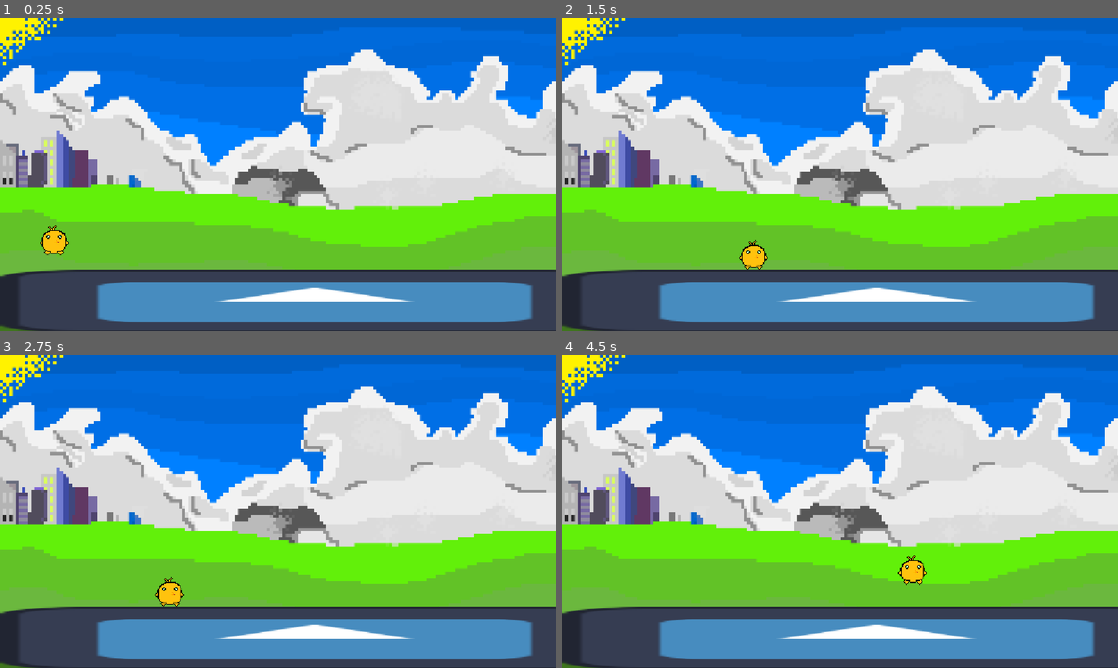
Above: before the commit, frames 1-4 (two rows, left to right).
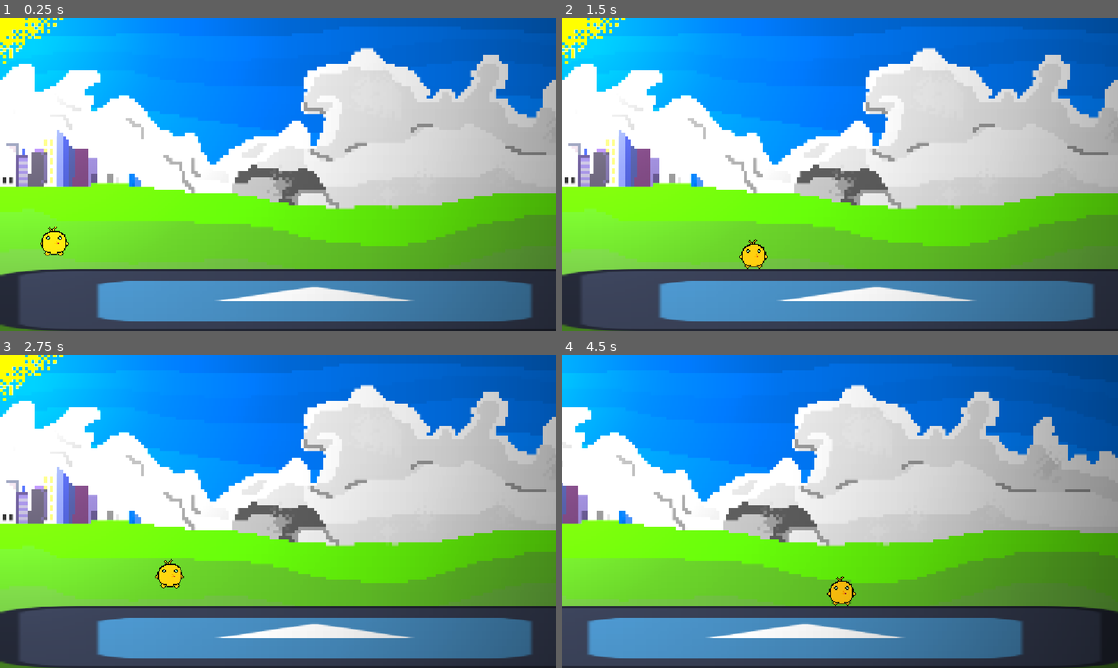
Above: after the commit, the same moments.

Repository: Astein111/Micro-game-jam-67
Game: Godot game, scene res://Scenes/main.tscn
Same seed, same stepped clock (60 frames per second), same inputs: the game is played once before the commit and once after it. The engine's default icon, where the game draws it, is replaced by a stand-in: a white triangle on a blue panel in a dark square.
Inputs:
- Up to frame 1 (0.25 s): no input
- Up to frame 2 (1.5 s): tap Enter (ui_accept) at 0.5, 0.6 s; hold Right (ui_right) from 0.53 s (still down); tap W (jump, bound only after the commit) at 0.77, 0.8, 1.07, 1.35 s
- Up to frame 3 (2.75 s): tap W (jump, bound only after the commit) at 1.52, 1.82, 2.3 s; tap Enter (ui_accept) at 1.55, 2.1 s; release Right (ui_right) at 2.03 s; hold Left (ui_left) from 2.03 s (still down)
- Up to frame 4 (4.5 s): release Left (ui_left) at 2.78 s; hold Right (ui_right) 2.78-4.28 s; tap Enter (ui_accept) at 2.85, 4.35 s; tap W (jump, bound only after the commit) at 3.02, 3.32, 3.6, 3.77, 4.07 s; hold Left (ui_left) from 4.28 s (still down)

The runs differ from the first frame. In frame 1, 49% of the frame differs, in the area x 0-100%, y 0-100%; in frame 2, 50%; in frame 3, 50%; in frame 4, 68%.

Commit message:
variable jump height and camera limits

Diff:
--- a/Scenes/main.tscn
+++ b/Scenes/main.tscn
@@ -6,6 +6,18 @@
 
 [sub_resource type="RectangleShape2D" id="RectangleShape2D_4pm53"]
 size = Vector2(1300, 127.5)
+
+[sub_resource type="OccluderPolygon2D" id="OccluderPolygon2D_4pm53"]
+polygon = PackedVector2Array(-652, -64, 648, -64, 648, 64, -652, 64)
+
+[sub_resource type="Gradient" id="Gradient_8gbba"]
+offsets = PackedFloat32Array(0.018867925, 0.047169812, 0.16037735, 0.2735849, 0.44339624, 0.5566038, 0.6792453)
+colors = PackedColorArray(1, 1, 1, 1, 1, 1, 1, 1, 0.5671624, 0.5671624, 0.5671624, 1, 0.3723855, 0.3723855, 0.3723855, 1, 0.24364412, 0.24364412, 0.24364412, 1, 0.12500006, 0.12500006, 0.12500006, 1, 0, 0, 0, 1)
+
+[sub_resource type="GradientTexture2D" id="GradientTexture2D_4pm53"]
+gradient = SubResource("Gradient_8gbba")
+fill = 1
+fill_from = Vector2(0.5, 0.5)
 
 [node name="Main" type="Node2D" unique_id=395274640]
 
@@ -17,6 +29,12 @@
 [node name="Player" parent="." unique_id=1243897481 instance=ExtResource("2_8gbba")]
 position = Vector2(112, 432)
 
+[node name="camera" type="Camera2D" parent="Player" unique_id=1653234727]
+limit_left = 0
+limit_top = 0
+limit_right = 1300
+limit_bottom = 650
+
 [node name="Floor" type="StaticBody2D" parent="." unique_id=1339057948]
 position = Vector2(652, 586)
 
@@ -27,3 +45,14 @@
 [node name="sprite" type="Sprite2D" parent="Floor" unique_id=915046043]
 scale = Vector2(10.203125, 1)
 texture = ExtResource("3_8gbba")
+
+[node name="occluder" type="LightOccluder2D" parent="Floor" unique_id=849865285]
+occluder = SubResource("OccluderPolygon2D_4pm53")
+
+[node name="CanvasModulate" type="CanvasModulate" parent="." unique_id=33762349]
+color = Color(0.5689727, 0.56897277, 0.5689727, 1)
+
+[node name="Sun" type="PointLight2D" parent="." unique_id=979824250]
+scale = Vector2(47.75, 47.75)
+energy = 1.42
+texture = SubResource("GradientTexture2D_4pm53")
--- a/Scripts/player.gd
+++ b/Scripts/player.gd
@@ -1,18 +1,16 @@
 extends CharacterBody2D
 
-const SPEED = 300.0
-const JUMP_VELOCITY = -400.0
+@export var jump_velocity: float = -400.0
+@export var gravity: float = 980.0
+@export var jump_cut: float = 0.6
 
 func _physics_process(delta: float) -> void:
+	var direction = Input.get_axis("left", "right")
+	velocity.x = direction * 300.0
 	if not is_on_floor():
-		velocity += get_gravity() * delta
-
-	if Input.is_action_just_pressed("ui_accept") and is_on_floor():
-		velocity.y = JUMP_VELOCITY
-	var direction := Input.get_axis("ui_left", "ui_right")
-	if direction:
-		velocity.x = direction * SPEED
-	else:
-		velocity.x = move_toward(velocity.x, 0, SPEED)
-
+		velocity.y += gravity * delta
+	if Input.is_action_just_pressed("jump") and is_on_floor():
+		velocity.y = jump_velocity
+	if Input.is_action_just_released("jump") and velocity.y < 0:
+		velocity.y *= jump_cut
 	move_and_slide()
--- a/project.godot
+++ b/project.godot
@@ -29,6 +29,32 @@
 "res://Scripts/": "purple"
 }
 
+[input]
+
+jump={
+"deadzone": 0.2,
+"events": [Object(InputEventKey,"resource_local_to_scene":false,"resource_name":"","device":-1,"window_id":0,"alt_pressed":false,"shift_pressed":false,"ctrl_pressed":false,"meta_pressed":false,"pressed":false,"keycode":0,"physical_keycode":87,"key_label":0,"unicode":119,"location":0,"echo":false,"script":null)
+, Object(InputEventKey,"resource_local_to_scene":false,"resource_name":"","device":-1,"window_id":0,"alt_pressed":false,"shift_pressed":false,"ctrl_pressed":false,"meta_pressed":false,"pressed":false,"keycode":0,"physical_keycode":4194320,"key_label":0,"unicode":0,"location":0,"echo":false,"script":null)
+]
+}
+left={
+"deadzone": 0.2,
+"events": [Object(InputEventKey,"resource_local_to_scene":false,"resource_name":"","device":-1,"window_id":0,"alt_pressed":false,"shift_pressed":false,"ctrl_pressed":false,"meta_pressed":false,"pressed":false,"keycode":0,"physical_keycode":65,"key_label":0,"unicode":97,"location":0,"echo":false,"script":null)
+, Object(InputEventKey,"resource_local_to_scene":false,"resource_name":"","device":-1,"window_id":0,"alt_pressed":false,"shift_pressed":false,"ctrl_pressed":false,"meta_pressed":false,"pressed":false,"keycode":0,"physical_keycode":4194319,"key_label":0,"unicode":0,"location":0,"echo":false,"script":null)
+]
+}
+right={
+"deadzone": 0.2,
+"events": [Object(InputEventKey,"resource_local_to_scene":false,"resource_name":"","device":-1,"window_id":0,"alt_pressed":false,"shift_pressed":false,"ctrl_pressed":false,"meta_pressed":false,"pressed":false,"keycode":0,"physical_keycode":68,"key_label":0,"unicode":100,"location":0,"echo":false,"script":null)
+, Object(InputEventKey,"resource_local_to_scene":false,"resource_name":"","device":-1,"window_id":0,"alt_pressed":false,"shift_pressed":false,"ctrl_pressed":false,"meta_pressed":false,"pressed":false,"keycode":0,"physical_keycode":4194321,"key_label":0,"unicode":0,"location":0,"echo":false,"script":null)
+]
+}
+click={
+"deadzone": 0.2,
+"events": [Object(InputEventMouseButton,"resource_local_to_scene":false,"resource_name":"","device":-1,"window_id":0,"alt_pressed":false,"shift_pressed":false,"ctrl_pressed":false,"meta_pressed":false,"button_mask":1,"position":Vector2(121, 17),"global_position":Vector2(130, 65),"factor":1.0,"button_index":1,"canceled":false,"pressed":true,"double_click":false,"script":null)
+]
+}
+
 [physics]
 
 3d/physics_engine="Jolt Physics"
